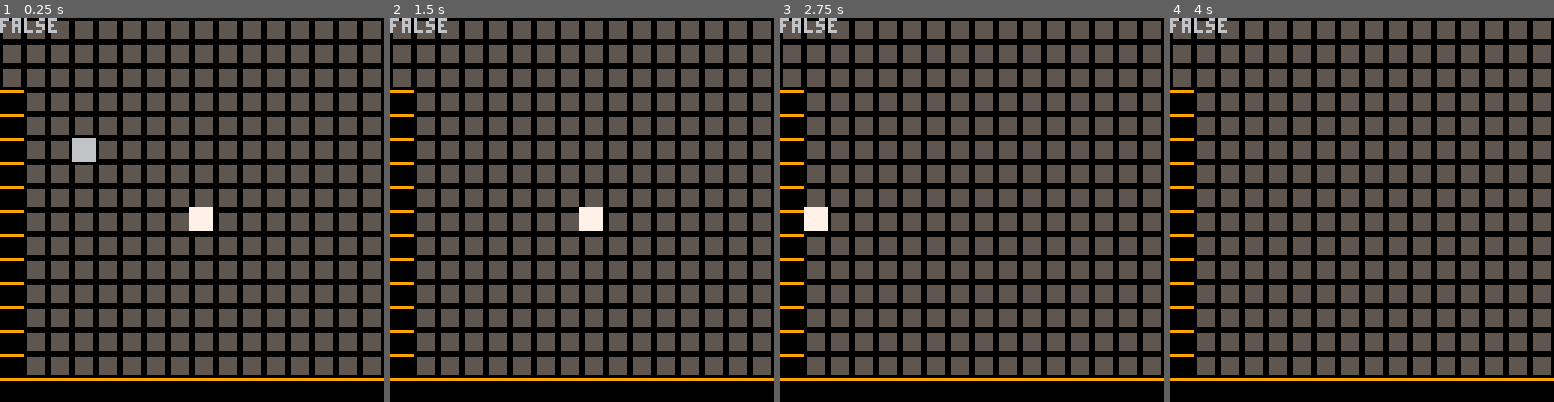
Above: before the commit, frames 1-4 (left to right).
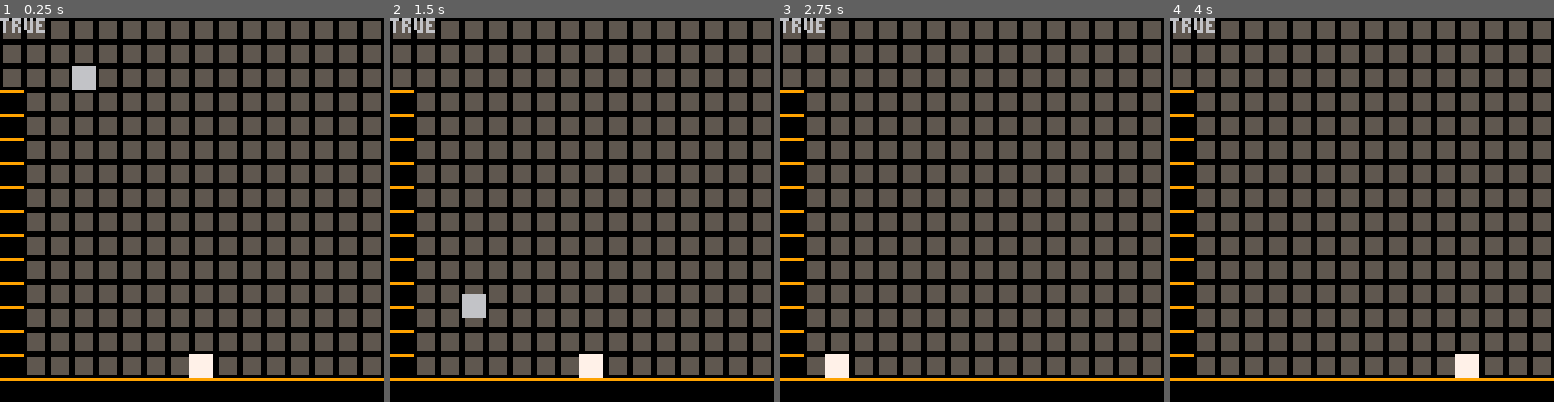
Above: after the commit, the same moments.

Repository: alstonStone/pico8_T-Jump
Game: PICO-8 cartridge t-jump.p8
The game is run twice, just before and just after one commit, with the same random seed, the same clock (stepped at 60 frames per second) and the same inputs.
Inputs:
- Up to frame 1 (0.25 s): no input
- Up to frame 2 (1.5 s): tap X (X key) at 1.07 s
- Up to frame 3 (2.75 s): hold Left 1.97-2.37 s; tap X (X key) at 2.07, 2.4, 2.73 s
- Up to frame 4 (4 s): hold Right 2.87-3.53 s; tap X (X key) at 3.07, 3.4, 3.73 s

The runs differ from the first frame. In frame 1, 1.7% of the frame differs, in the area x 0-56%, y 0-94%; in frame 2, 1.3%; in frame 3, 1.0%; in frame 4, 0.6%.

Commit message:
adjusting gravity and ground collisions
fixed some of my bugs with gravity and floor collisions thanks to the demo code provided by mhughson. I'm committing the example code so that I can have easy access to it at a later date. I should give it a read over again to truly understand what is going on.

Diff:
--- a/t-jump.p8
+++ b/t-jump.p8
@@ -5,15 +5,13 @@
 
 function _init()
 	debug=false
-	gravity=5
-	--p_init()
+	gravity=2
 	plr_init()
 	bm_init()
 end
 
 
 function _update()
---p_update()
 	plr_update()
 	bm_update()
 end
@@ -22,7 +20,6 @@
 function _draw()
 	cls()
 	map()
---	p_draw()
 	plr_draw()
 	bm_draw()
 end
@@ -79,9 +76,9 @@
 	plr.h=8
 
 	plr.is_gnd=false
-	plr.speed=3
+	plr.speed=4
 	plr.jump=0
-	plr.jump_str=10
+	plr.jump_str=8
 	plr.is_gnd=false
 end
 
@@ -126,7 +123,8 @@
 
 
 function apply_gravity()
-	if (not plr.is_gnd) plr.dy+=gravity
+	--if (not plr.is_gnd) plr.dy+=gravity
+	plr.dy+=gravity
 end
 
 
@@ -141,10 +139,11 @@
 end
 
 function get_input()
+	plr.dx=0
 	if (btn(⬅️)) plr.dx-=plr.speed
 	if (btn(➡️)) plr.dx+=plr.speed
 	if plr.is_gnd and (btn(❎)) then
-		plr.dy +=jump_str
+		plr.dy= -plr.jump_str
 	end
 end
 
@@ -179,6 +178,7 @@
 		plr.dx=0
 	end
 	--vertical--
+	apply_gravity()
 	plr.is_gnd=false
 	plr.y+=plr.dy
 	if check_collision(plr.x,plr.y,plr.w,plr.h) then
Not shown, added: platformer_example
